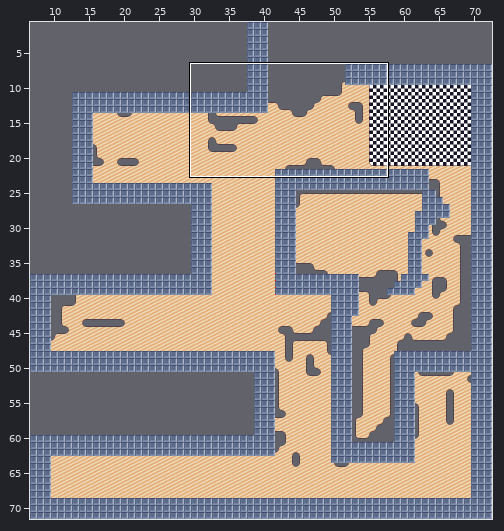
Two states of a Tiled map, core/assets/LevelOne.tmx. The first picture is a wide view before the edit; the outline marks the close-up.
Close-up. As it was:
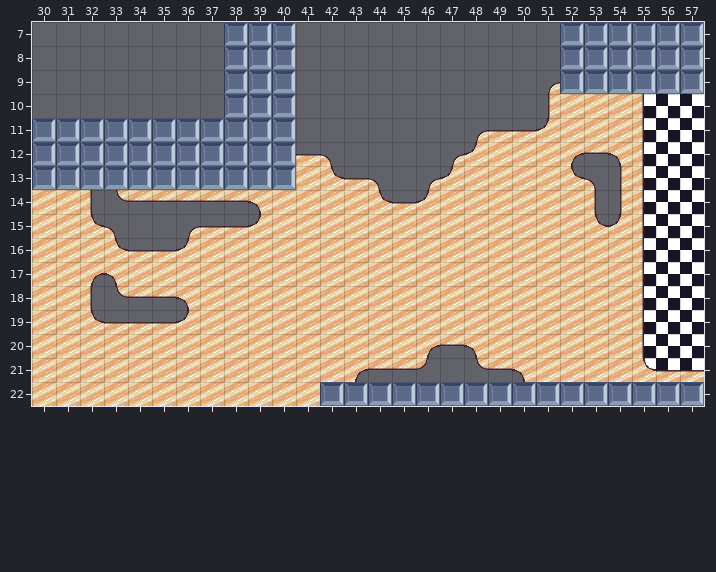
Cells are 32x32 px. Shown: x 30..57, y 7..22. The commit also changed other parts of the map, which this record leaves out. The old version is drawn lined up with the new one.
And afterwards:
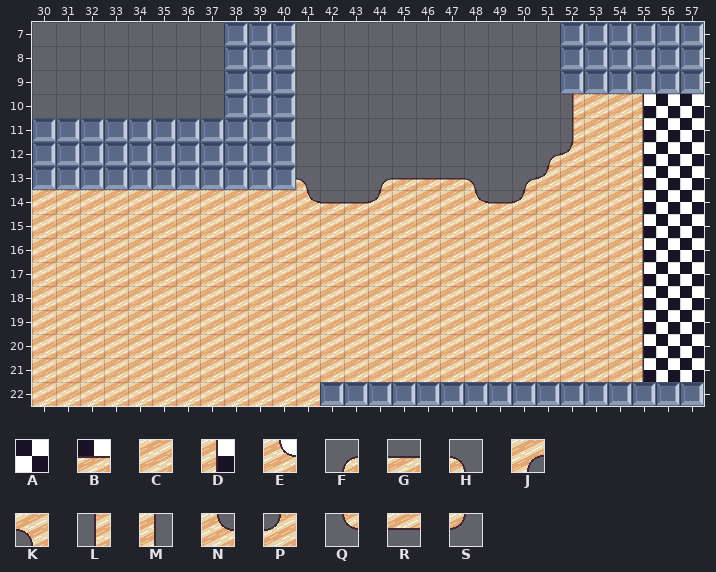
Key: from "tabletop": A 0, B 4, C 10, D 11, E 12, F 21, G 22, H 23, J 24, K 25, L 27, M 29, N 30, P 31, Q 33, R 34, S 35.
_ is an empty cell.
The edit:
map size 175x175 -> 80x80 cells (old content now starts at -45,-45; both pictures use the new coordinates)
Layer "Base":
y 9: x 51 F -> _
y 10: x 51..52 LC -> _L
y 11: x 48..52 FGGPC -> ____L
y 12: x 41..42 GH -> __; x 47..54 FPCCCJRK -> ____FPCC
y 13: x 41..54 CNGH_FPCCCCNHL -> H__FGGGH_FPCCC
y 14: x 32..39 MQRRRRRK -> CCCCCCCC; x 41..46 CCCNGP -> NGGPCC; x 48..50 CCC -> NGP; x 53..54 ML -> CC
y 15: x 32..39 NH__FGGP -> CCCCCCCC; x 53..54 NP -> CC
y 16: x 33..36 NGGP -> CCCC
y 17: x 32..33 JK -> CC
y 18: x 32..36 MQRRK -> CCCCC
y 19: x 32..36 NGGGP -> CCCCC
y 20: x 46..48 JRK -> CCC
y 21: x 43..50 JRRS_QRK -> CCCCCCCC; x 55..57 EBB -> DAA
